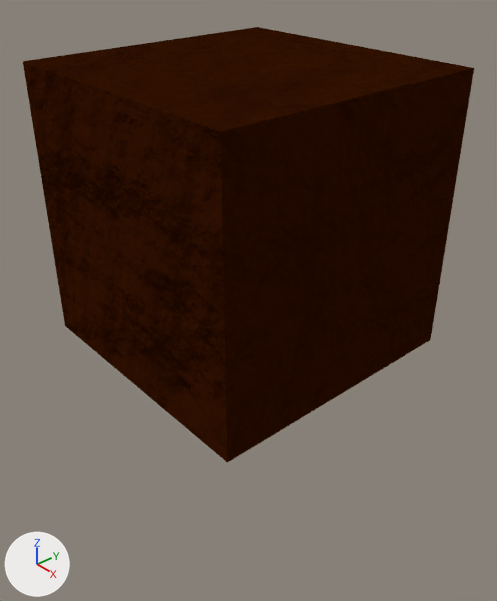
An edit to the Blender file Assets/Models/Floor/Floor.blend, drawn before and after from the same camera.
One viewpoint serves both versions: a 50 mm camera at (3.39, -2.91, 1.92) aimed at (0.09, -0.04, -0.66). Lighting does not change. The marker at lower left points along +X, +Y and +Z. The same objects are shown in both versions, whatever each file hides.

The first picture shows 'Floor_basic'.
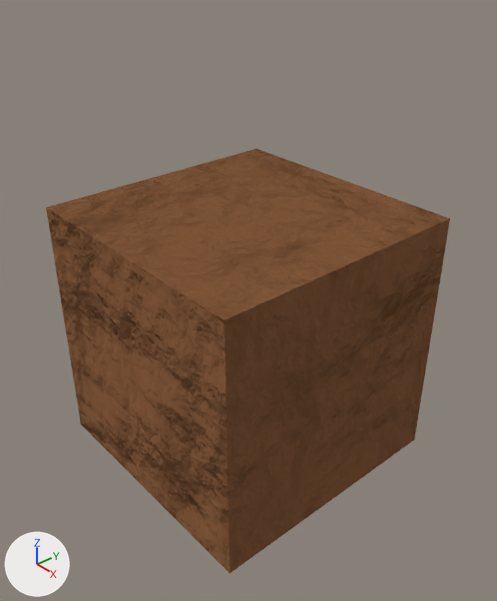
Diff of the bpy script that builds the scene:
```diff
--- a/Assets/Models/Floor/Floor.blend.py
+++ b/Assets/Models/Floor/Floor.blend.py
@@ mat_tierra_2 @@
+mat_tierra_2 = bpy.data.materials.new('Tierra 2')
+# nodes: BrightContrast, BsdfDiffuse, Displacement, HueSaturation, Math, OutputMaterial, TexNoise, TexWave
+# colours: brown #82593c
@@ me_cube @@
 me_cube.from_pydata(...)  # 8 vertices, 6 faces; spans x -1.0..1.0, y -1.0..1.0, z -1.0..1.0
-me_cube.materials.append(mat_tierra)
+me_cube.materials.append(mat_tierra_2)
@@ ob_floor_basic @@
 ob_floor_basic = bpy.data.objects.new('Floor_basic', me_cube)
-ob_floor_basic.location = (0.0, 0.0, 0.0)
+ob_floor_basic.location = (0.0, 0.0, -1.0)
```

Changed parts and their boxes (x1, y1, x2, y2) in the pictures (497 x 601 px):
'Floor_basic', recoloured, moved (black to brown): before (23, 27, 474, 463); after (46, 149, 450, 573)
